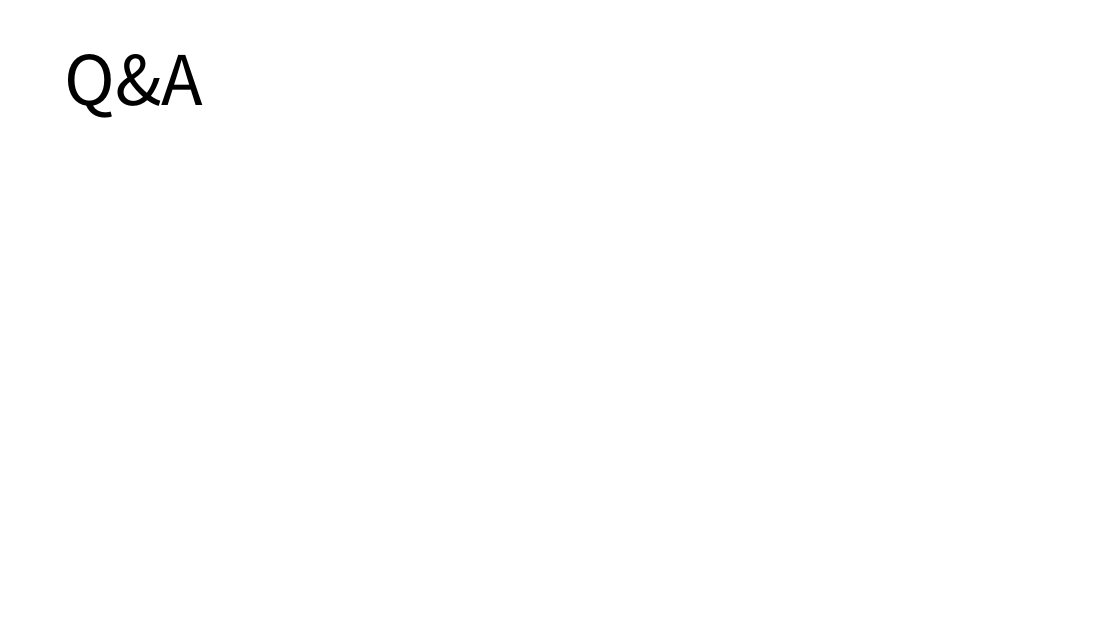
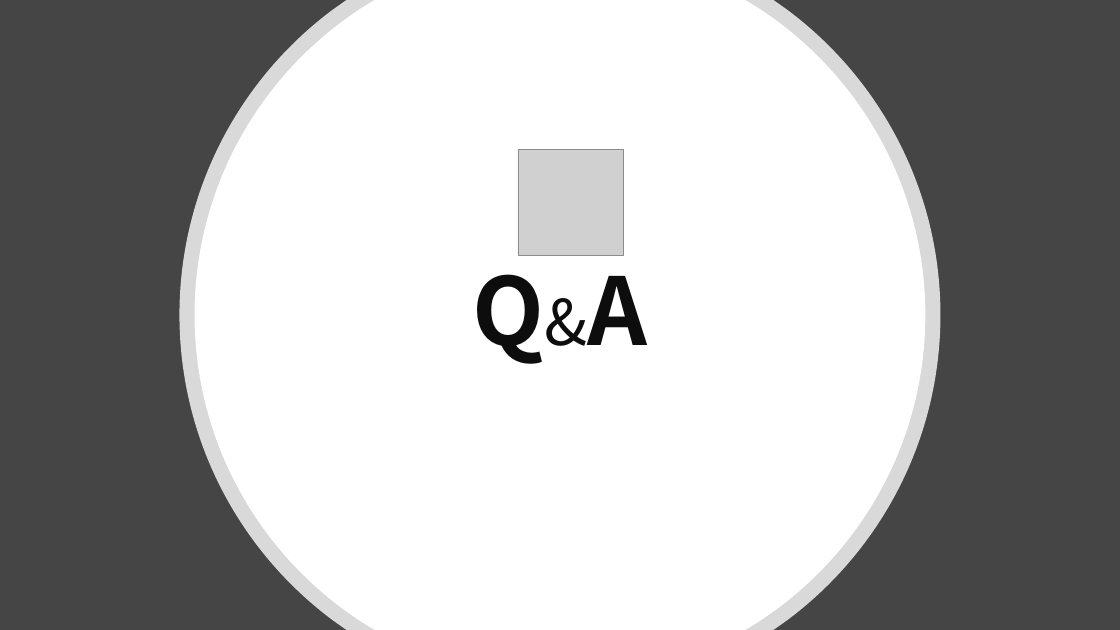
Before and after one commit to CheonSeounghyun/Movie-Analysis-System, a slide deck: slide 18 of document/2019_OSSP_Final_announcement.pptx (slide 14 before the commit). Drawn at 1120x630 pixels with LibreOffice and Linux fonts; fonts in the diff are those of the drawing; grey boxes stand for pictures. Boxes give left, top, right and bottom in pixels: in the first picture for what was removed or moved away, otherwise in the second. Text is boxed around its words. In the diff, an @@ line names an element or a change of style, - is before the commit and + after.

```diff
--- a/document/2019_OSSP_Final_announcement.pptx
+++ b/document/2019_OSSP_Final_announcement.pptx
@@ background #FFFFFF to #454545 @@
@@ freeform shape added at bbox=[180, 0, 941, 630], fill #FFFFFF at 80% opacity @@
@@ freeform shape added at bbox=[195, 0, 926, 630], fill #FFFFFF @@
@@ title "Q&A": place and size @@
-title "Q&A" at bbox=[64, 54, 203, 118]
+title "Q&A" at bbox=[473, 250, 647, 364]
@@ title "Q&A" at bbox=[473, 250, 647, 364]: size 58.6 to 80 pt, size 58.6 to 54 pt, bold on in "Q&A"; text colour #000000 to #0D0D0D; alignment left to centre; line spacing 1 to 0.9 @@
@@ picture added at bbox=[518, 150, 624, 255] @@
```
Also in this commit, not shown: 9 other slides changed, 8 slides added, 4 slides removed, 56 other files.
